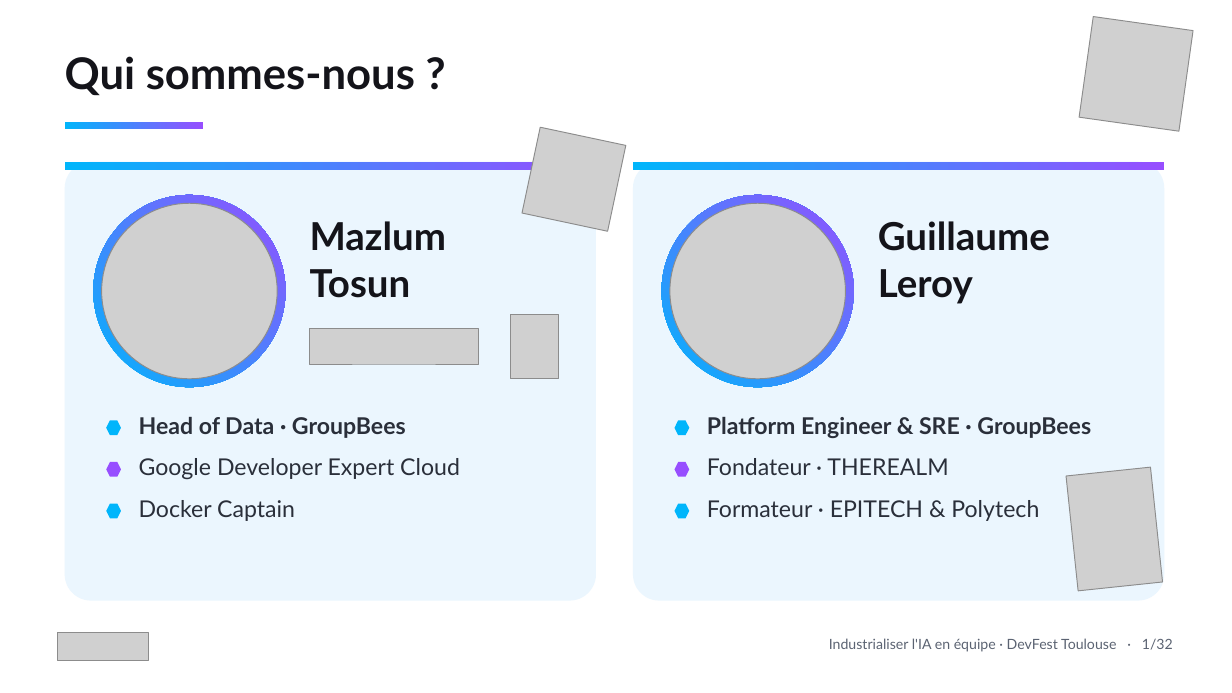
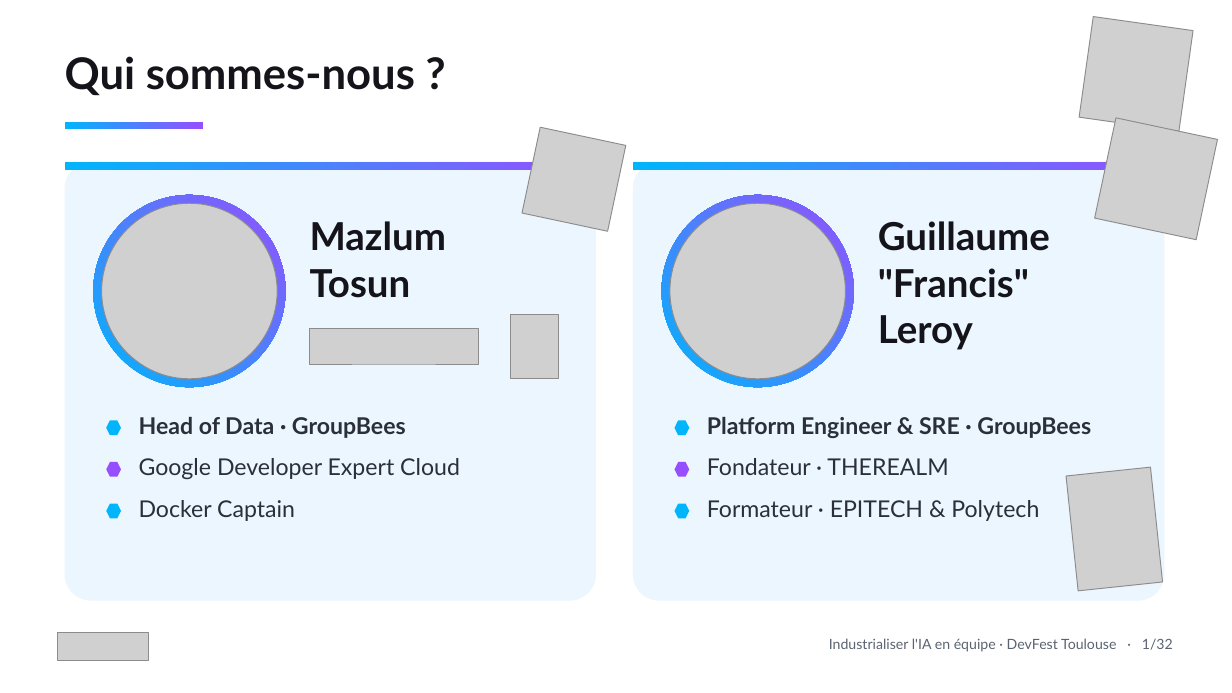
Before and after one commit to tosun-si/claude-skills-team-industrialisation, a slide deck: slide 2 of talks/slides/talk_devfest_skills.pptx. Drawn at 1232x693 pixels with LibreOffice and Linux fonts; fonts in the diff are those of the drawing; grey boxes stand for pictures. Boxes give left, top, right and bottom in pixels: in the first picture for what was removed or moved away, otherwise in the second. Text is boxed around its words. In the diff, an @@ line names an element or a change of style, - is before the commit and + after.

Commit message:
Slide speakers : le surnom « Francis » et le logo Sunny Tech de Guillaume
Reprend dans le générateur les retouches faites à la main sur le deck
Cloud Nord, pour qu'une régénération ne les efface pas : un nom peut
fixer ses propres lignes avec \n, et le logo rejoint les décors.

```diff
--- a/talks/slides/talk_devfest_skills.pptx
+++ b/talks/slides/talk_devfest_skills.pptx
@@ picture added at (1095, 118, 1218, 240) @@
@@ text at (878, 268, 1029, 298): paragraph added @@
+"Francis"
```
Also in this commit, not shown: 3 other files.
